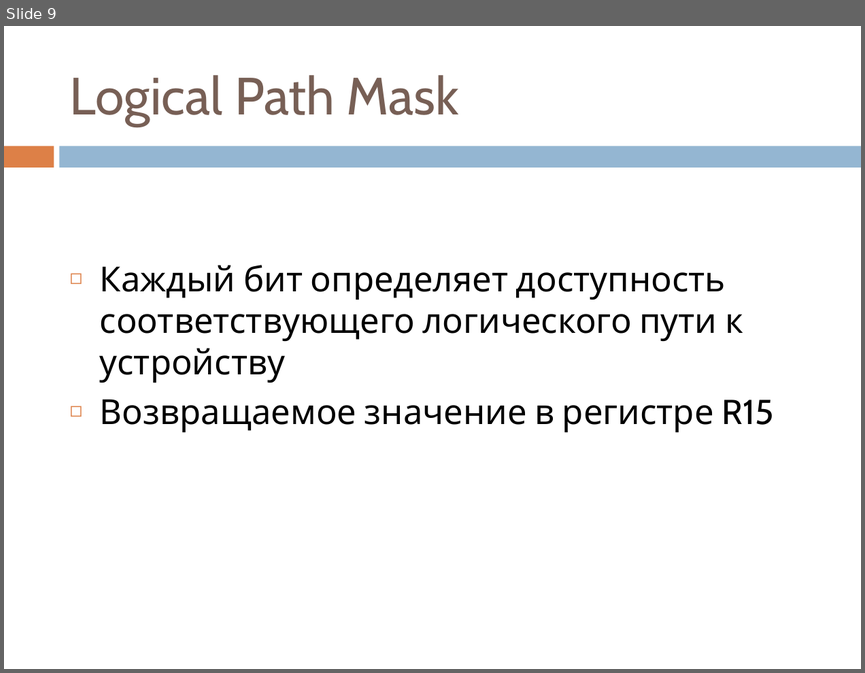
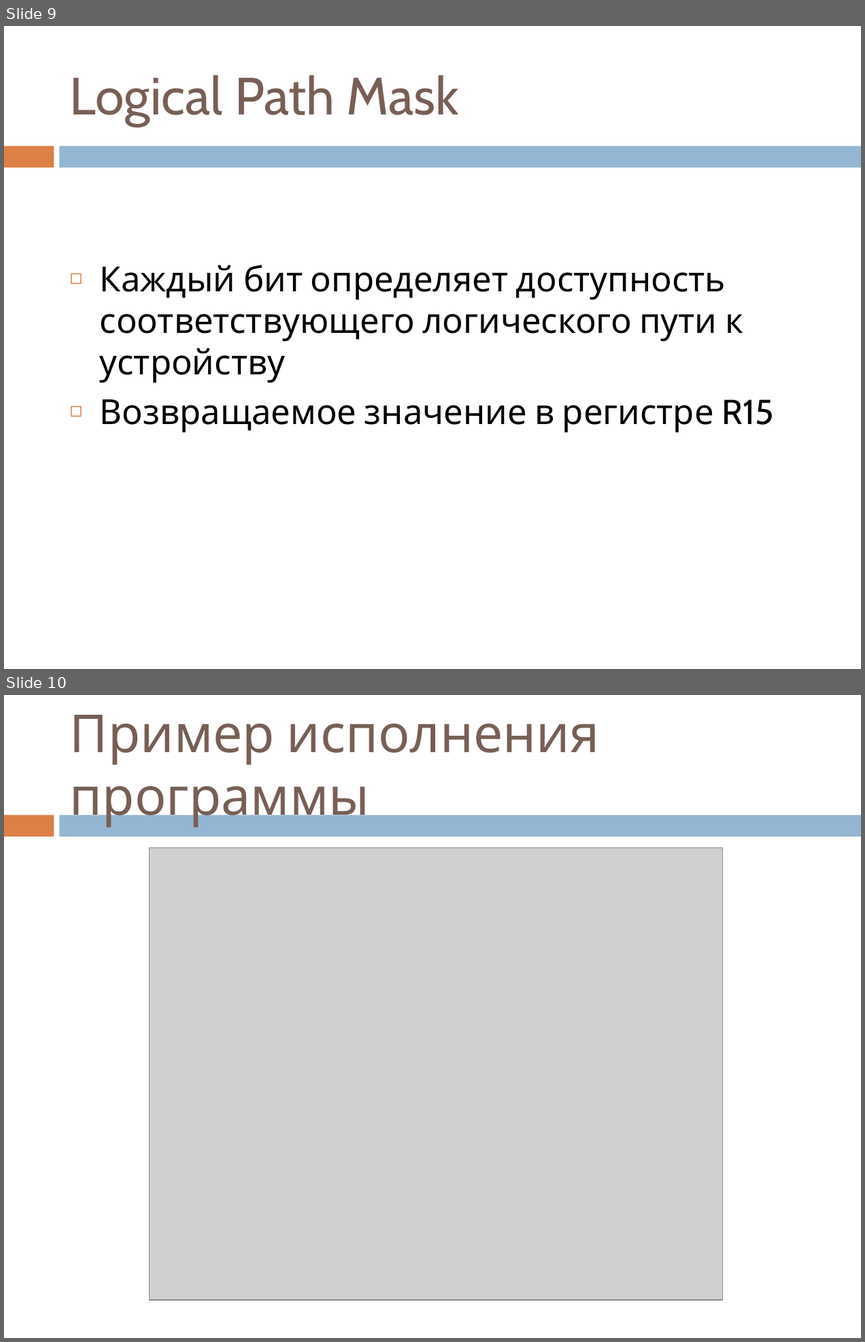
Before and after one commit to manelyset/Subchannel-status-diagnostic, a slide deck: Защита.pptx. Shown one above the other, each under a label of ours: slide 9 before the commit, slides 9 and 10 after it. The pictures are 865x673 and 865x1342 pixels, drawn with LibreOffice and Linux fonts; fonts in the diff are those of the drawing; grey boxes stand for pictures. Boxes give left, top, right and bottom in pixels: in the first picture for what was removed or moved away, otherwise in the second. Text is boxed around its words. In the diff, an @@ line names an element or a change of style, - is before the commit and + after.

Commit message:
update presentation

```diff
--- a/Защита.pptx
+++ b/Защита.pptx
@@ slide 10 added at <box>4,695,861,1338</box>, background #FFFFFF; not listed: 2 template elements that a slide beside it also shows @@
@@ title added at <box>70,715,600,828</box>, 44 pt, text #775F55 @@
+Пример исполнения программы
@@ picture added at <box>150,847,723,1300</box> @@
```
